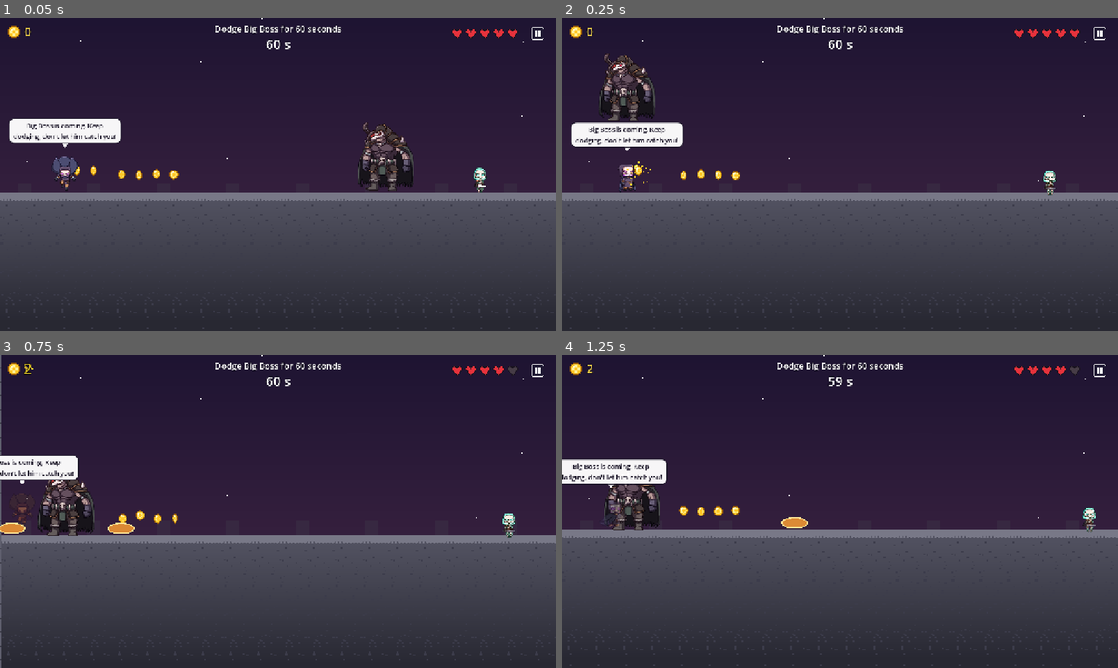
Above: before the commit, frames 1-4 (two rows, left to right).
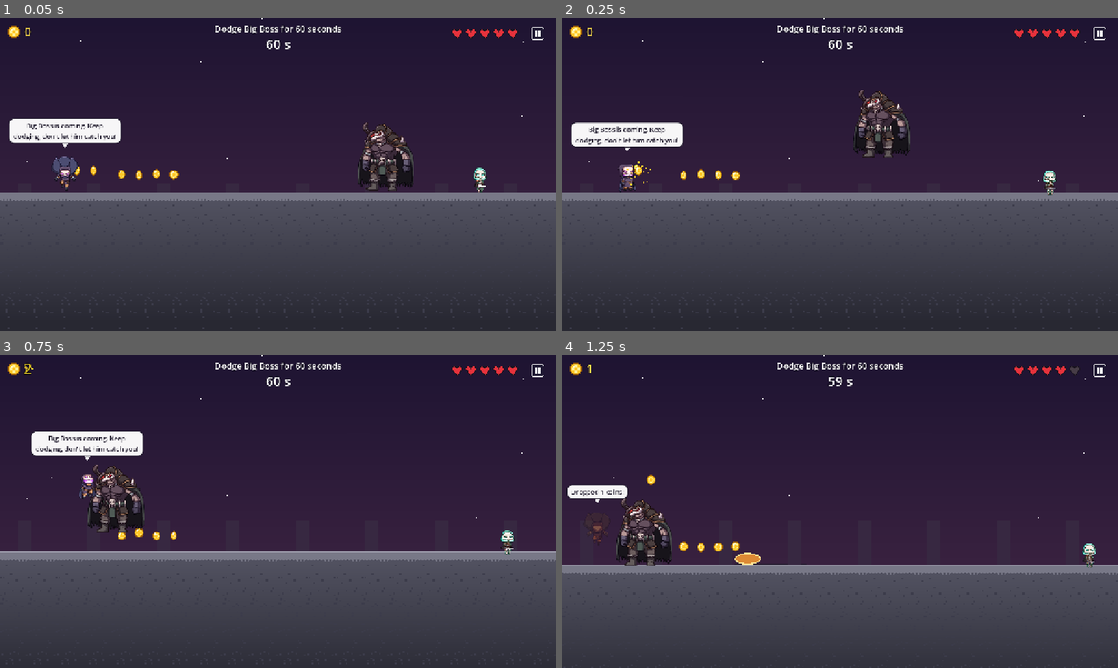
Above: after the commit, the same moments.

Repository: vikram3/CoinTrollAdventureSimplePrototype
Game: Godot game, scene res://scenes/levels/chapter_02/level_05_big_boss_dodge.tscn
Two runs of this game, one before a commit and one after it. Both use one fixed random seed, a clock stepped at 60 frames per second and the inputs below. This scene is started directly instead of the project's main scene.
Inputs (mouse positions are in pixels of both pictures, inside the frame that each line leads up to):
- Up to frame 1 (0.05 s): no input
- Up to frame 2 (0.25 s): no input
- Up to frame 3 (0.75 s): tap Enter (ui_accept) at 0.5 s; move the mouse to (400, 495) at 0.52 s; hold D (move_right) from 0.53 s (still down); hold Space (jump) from 0.53 s (still down); click (400, 495) at 0.67 s
- Up to frame 4 (1.25 s): keep holding D (move_right); keep holding Space (jump)

Frame 1 is identical in both runs. In frame 2, 2.5% of the frame differs, in the area x 6-63%, y 11-45%; in frame 3, 14%; in frame 4, 17%, in the area x 0-100%, y 3-100%.

Commit message:
Big Boss leaps onto CT in a jump arc instead of teleporting
- Leap follows a jump arc from his position and lands on the player, coming in from the side he was on
- Landing spot shows the slam marker; landing hits like a slam
- Same trigger distance (650 px) and 5 s cooldown

Co-Authored-By: Claude Haiku 5.5 <noreply@anthropic.com>
Claude-Session: https://claude.ai/code/session_01LSyMjUD4EEFFUAorwC4Q2M

Diff:
--- a/scripts/enemies/big_boss.gd
+++ b/scripts/enemies/big_boss.gd
@@ -28,7 +28,7 @@
 ## Chance per attack that Big Boss leaves a fading illusion copy of himself behind.
 ## Cosmetic only for now: the copy never hits anything.
 @export var illusion_chance: float = 0.0
-## Teleport: when the target is this far away (px) in IDLE, Big Boss vanishes and drops onto the target.
+## Leap: when the target is this far away (px) in IDLE, Big Boss leaps in a jump arc and lands on the target.
 ## 0 disables it.
 @export var teleport_distance: float = 0.0
 @export var teleport_cooldown: float = 4.0
@@ -187,16 +187,32 @@
 	_to_idle()
 
 
-## Vanishes and reappears above the target, then falls onto them (the fall lands as a slam).
+## Leaps from where he is in a jump arc and lands on the target, coming in from the side he was on.
+## The landing spot shows the slam marker, and the landing hits like a slam.
 func _teleport_onto(target: Node2D) -> void:
-	var x := clampf(target.global_position.x, arena_min_x, arena_max_x)
-	global_position = Vector2(x, _goal_y(target) - 200.0)
-	velocity = Vector2.ZERO
-	state = State.FALL
+	var from_x := global_position.x
+	var side := signf(from_x - target.global_position.x)
+	if side == 0.0:
+		side = 1.0
+	var land_x := clampf(target.global_position.x + side * 40.0, arena_min_x, arena_max_x)
+	var land_y := _goal_y(target)
+	var dy := land_y - global_position.y
+	var rise := clampf(maxf(120.0, 60.0 - dy), 120.0, 260.0)
+	var vy := -sqrt(2.0 * gravity * rise)
+	var disc := maxf(vy * vy + 2.0 * gravity * dy, 0.0)
+	var flight := (-vy + sqrt(disc)) / gravity
+	velocity.y = vy
+	velocity.x = clampf((land_x - from_x) / maxf(flight, 0.2), -1100.0, 1100.0)
+	state = State.JUMP
 	_teleport_cd = teleport_cooldown
+	_slam_target_x = land_x
+	_slam_target_y = target.global_position.y + 44.0
+	if slam_marker:
+		slam_marker.visible = true
+		slam_marker.global_position = Vector2(_slam_target_x, _slam_target_y)
 	if warning:
 		warning.visible = false
-	Sfx.play("warning")
+	Sfx.play("swing")
 
 
 func _begin_windup(target: Node2D) -> void:
